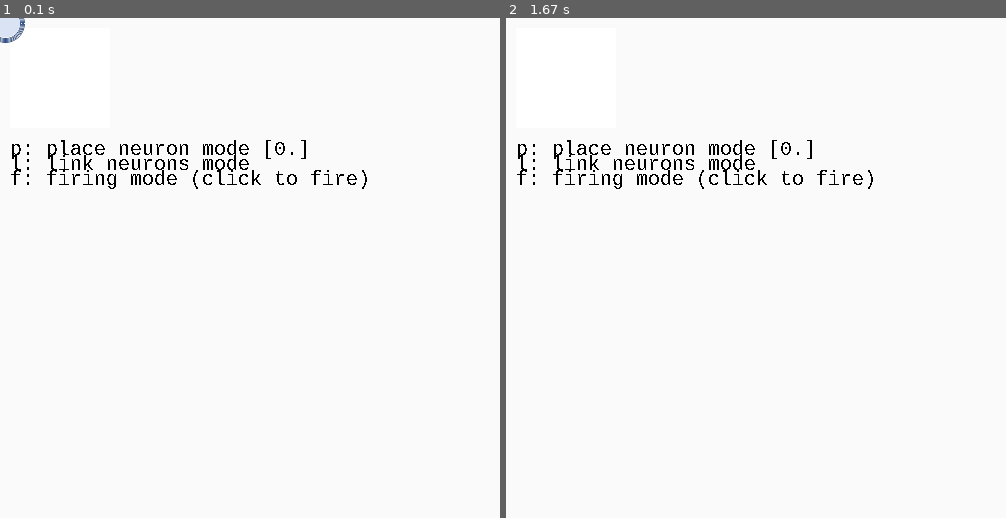
Above: before the commit, frames 1-2 (left to right).
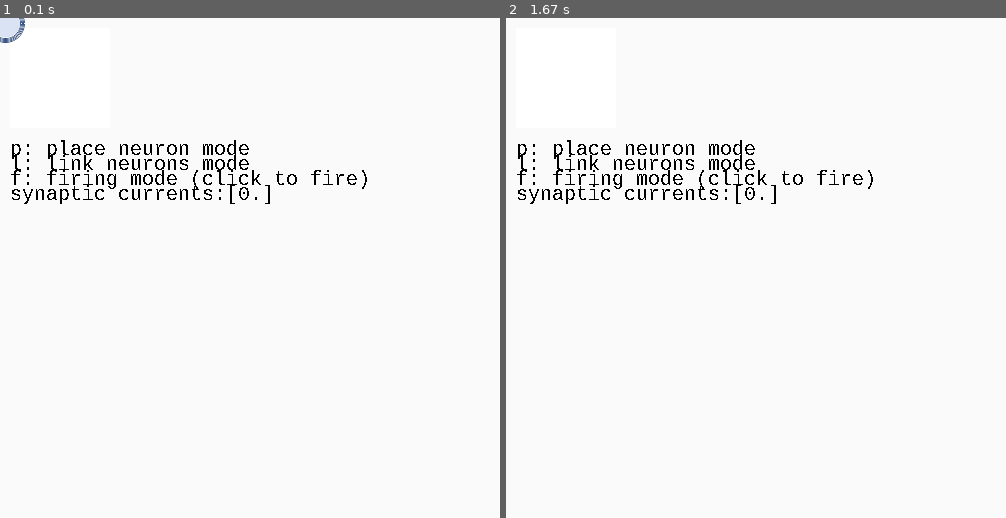
Above: after the commit, the same moments.

Repository: superrrpotato/SNNs_pygame
Game: pygame game, started from neuron.py
Two runs of this game, one before a commit and one after it. Both use one fixed random seed, a clock stepped at 60 frames per second and the inputs below.
Inputs (mouse positions are in pixels of both pictures, inside the frame that each line leads up to):
- Up to frame 1 (0.1 s): no input
- Up to frame 2 (1.67 s): hold L 0.33-0.8 s; move the mouse to (736, 288) at 0.37 s

The runs differ from the first frame. In frame 1, 0.4% of the frame differs, in the area x 2-62%, y 24-38%; in frame 2, 0.4%.

Commit message:
Add files via upload

Diff:
--- a/neuron.py
+++ b/neuron.py
@@ -55,6 +55,9 @@
         ATOM_IMG = pygame.Surface((40, 40), pygame.SRCALPHA)
         b_u = np.clip((self.b+self.u*(self.o-self.b)).astype(int),0,255)
         b_fill_u = np.clip((self.b_fill+self.u*(self.o_fill-self.b_fill)).astype(int),0,255)
+        if self.s == 1:
+            b_u = self.o
+            b_fill_u = self.o_fill
         pygame.gfxdraw.aacircle(ATOM_IMG, 20, 20, 19, b_u)
         pygame.gfxdraw.aacircle(ATOM_IMG, 20, 20, 18, b_u)
         pygame.gfxdraw.aacircle(ATOM_IMG, 20, 20, 17, b_u)
@@ -113,8 +116,9 @@
                     pass
             elif event.type == pygame.KEYDOWN and event.key == pygame.K_l:
                 if state != 'link':
+                    if state == 'place':
+                        neuron_list = neuron_list[:-1]
                     state = 'link'
-                    neuron_list = neuron_list[:-1]
                     allsprites = pygame.sprite.RenderPlain(neuron_list)
                 else:
                     pass
@@ -150,7 +154,7 @@
                 elif state == 'fire':
                     for index, n in enumerate(neuron_list):
                         if n.rect.collidepoint(pygame.mouse.get_pos()):
-                            n.u = 1.
+                            n.u += 0.5*n.threshold
             elif event.type == pygame.MOUSEBUTTONUP:
                 pass
             elif event.type == MOUSEMOTION:
@@ -189,7 +193,7 @@
         a_all = a_all.dot(w)
         allsprites.update(a_all)
         screen.blit(background, (0, 0))
-        f_screen = font.render('p: place neuron mode '+str(a_all), False, (0, 0, 0))
+        f_screen = font.render('p: place neuron mode ', False, (0, 0, 0))
         f_screen.set_colorkey((250,250,250))
         screen.blit(f_screen, (10, 120))
         f_screen = font.render('l: link neurons mode', False, (0, 0, 0))
@@ -198,6 +202,10 @@
         f_screen = font.render('f: firing mode (click to fire)', False, (0, 0, 0))
         f_screen.set_colorkey((250,250,250))
         screen.blit(f_screen, (10, 150))
+        f_screen = font.render('synaptic currents:'+str(np.round(a_all,3)), False, (0, 0, 0))
+        f_screen.set_colorkey((250,250,250))
+        screen.blit(f_screen, (10, 165))
+        str(a_all)
 
         allsprites.draw(screen)
         pygame.display.flip()
